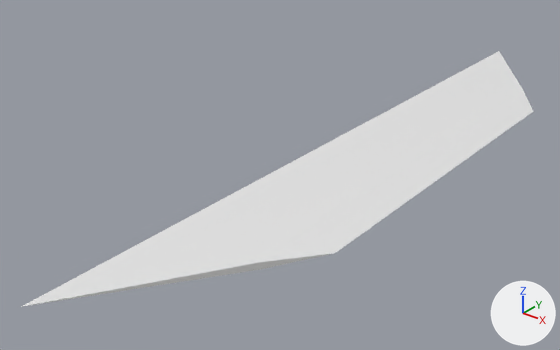
What one commit did to the Blender file models/wings.blend.
Before and after are seen from a 50 mm lens placed at (5.46, -9.63, 4.9), pointed at (-1.26, -1.23, -0.31). The lights are fixed; the arrows at lower right show +X, +Y and +Z.
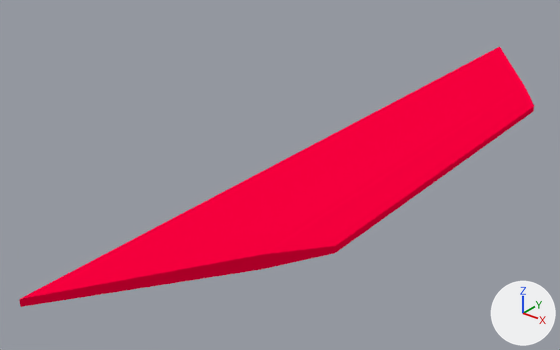
Commit message: update wings removed printfs

The edits, one by one:
Material 'Material' (mat_material) is new.
Its base color is (1.0, 0.0, 0.05) (red #ff003f).
me_cube is used by ob_cube; location (0.0, 0.0, 0.0); rotation (0.0, 0.0, -1.571), in degrees (0, 0, -90); scale (2.0, 1.0, 0.05).
me_cube had 8 vertices, 12 faces and spanned x -3.0..3.0, y -1.0..1.0, z -1.0..1.0.
me_cube now has 14 vertices, 24 faces and spans x -3.0..3.0, y -1.0..1.0, z -1.0..3.0.
Part 1, on me_cube:
4 faces are deleted.
6 new vertices lie (0.0, 0.0, 2.0) away from vertices in x -3.0..3.0, y -1.0..1.0, z 0.0..1.0.
16 new faces join them.
me_cube part 2: 8 faces spanning x -3.0..3.0, y -1.0..1.0, z -1.0..1.0 switch from no material to mat_material (red #ff003f).

Boxes [x1, y1, x2, y2] around the edits, measured in the pictures (560 x 350 px):
'Cube', reshaped
    before: [21, 51, 533, 307]
    after: [19, 47, 534, 307]
part 1 of me_cube, built on
    before: [21, 51, 533, 307]
    after: [19, 47, 534, 307]
part 2 of me_cube, recoloured (grey to red)
    both: [28, 253, 334, 306]
